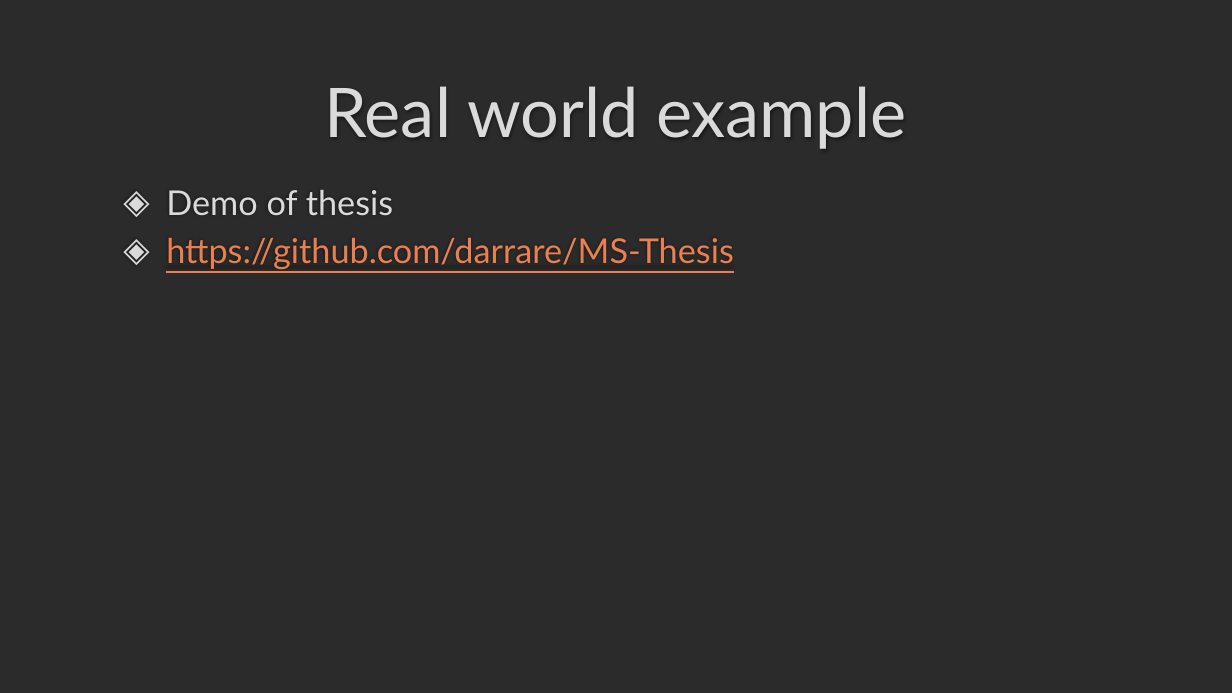
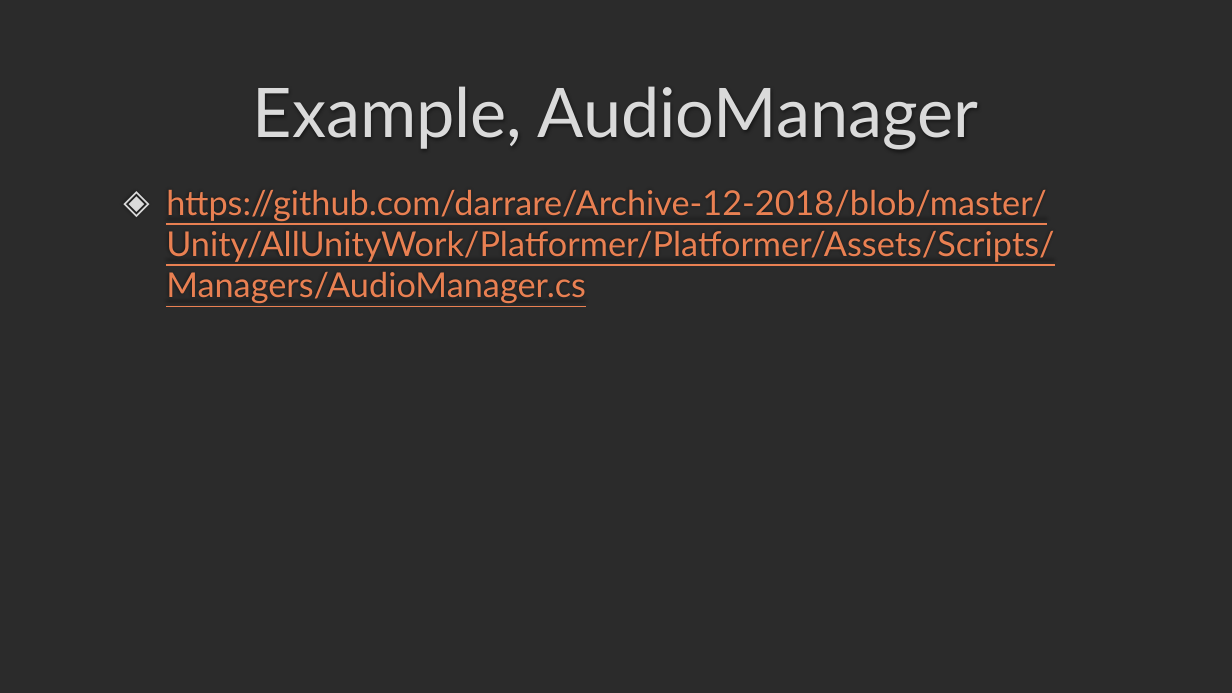
Before and after one commit to darrare/CS-3020, a slide deck: slide 11 of Documents/Powerpoints/4.0 Generic Classes and Interfaces.pptx (slide 15 before the commit). Drawn at 1232x693 pixels with LibreOffice and Linux fonts; fonts in the diff are those of the drawing; background and template pictures are left out; a plain dark background stands for a picture behind light text. Boxes give left, top, right and bottom in pixels: in the first picture for what was removed or moved away, otherwise in the second. Text is boxed around its words. In the diff, an @@ line names an element or a change of style, - is before the commit and + after.

```diff
--- a/Documents/Powerpoints/4.0 Generic Classes and Interfaces.pptx
+++ b/Documents/Powerpoints/4.0 Generic Classes and Interfaces.pptx
@@ title at [253, 86, 979, 150]: text changed @@
-Real world example
+Example, AudioManager
@@ text at [166, 190, 1054, 303]: text changed @@
-◈ Demo of thesis
-◈ https://github.com/darrare/MS-Thesis
+◈ https://github.com/darrare/Archive-12-2018/blob/master/Unity/AllUnityWork/Platformer/Platformer/Assets/Scripts/Managers/AudioManager.cs
```
Also in this commit, not shown: 1 other slide changed, 8 slides added, 2 slides removed, 1 other file.
